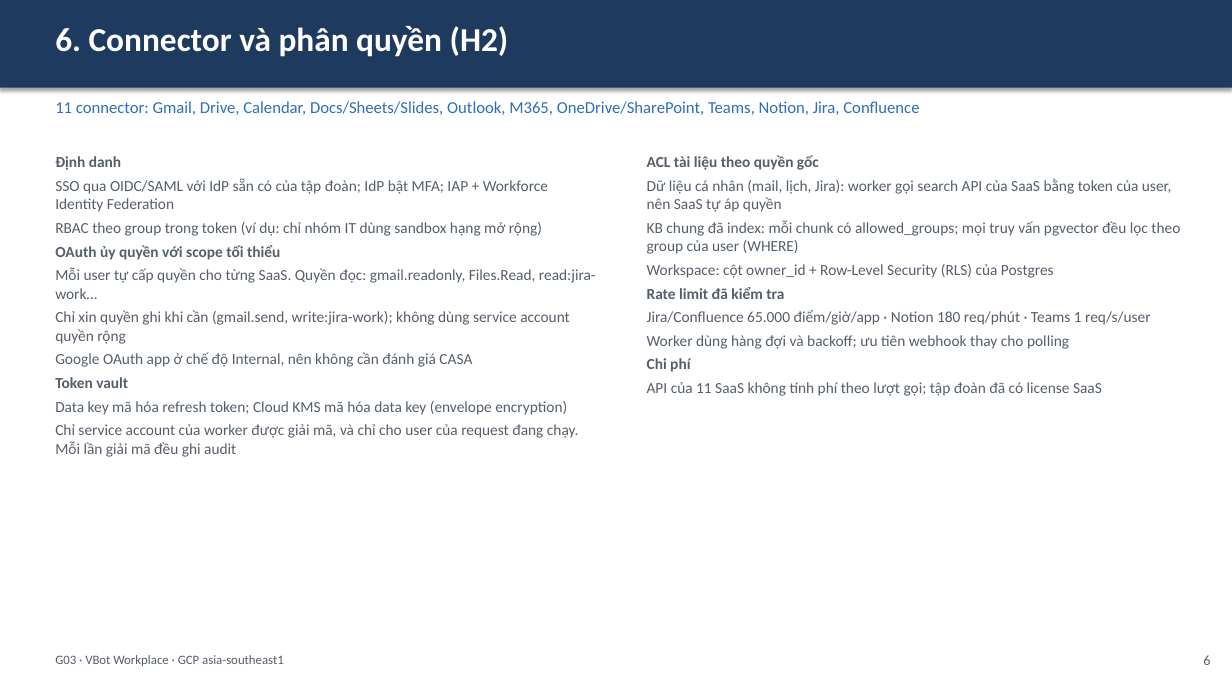
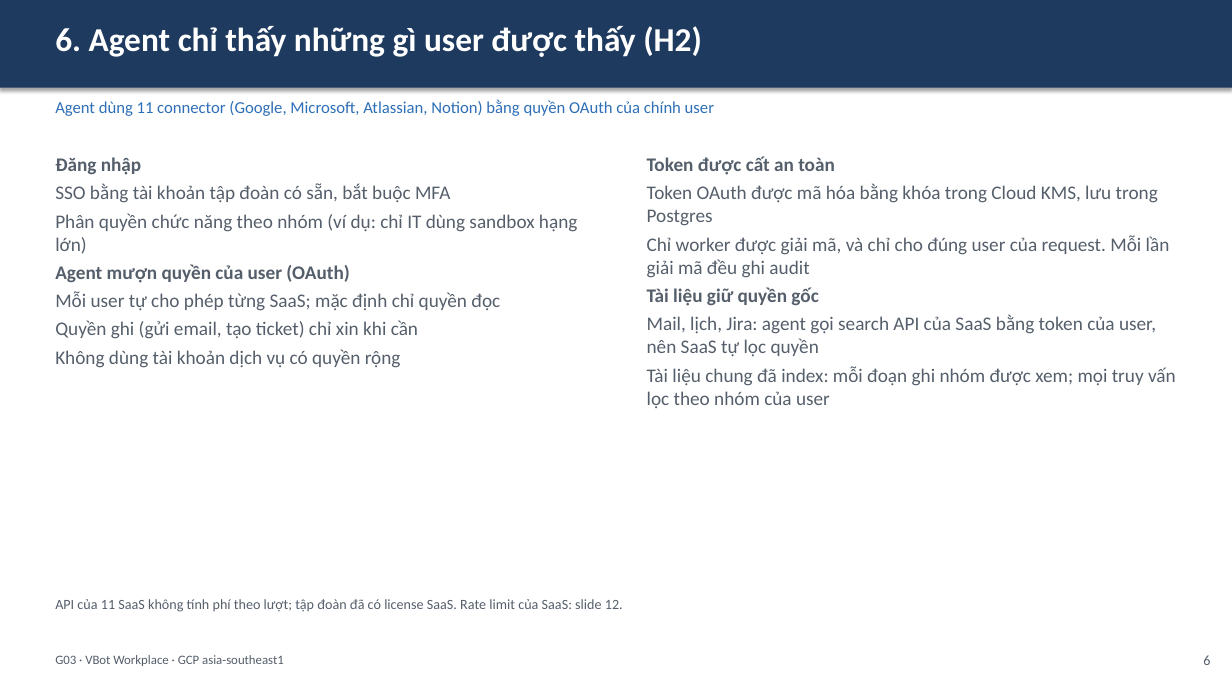
Before and after one commit to anhltsefpt/VBot-production-capstone, a slide deck: slide 8 of anh-le/G03_slide.pptx (slide 7 before the commit). Drawn at 1232x693 pixels with LibreOffice and Linux fonts; fonts in the diff are those of the drawing. Boxes give left, top, right and bottom in pixels: in the first picture for what was removed or moved away, otherwise in the second. Text is boxed around its words. In the diff, an @@ line names an element or a change of style, - is before the commit and + after.

```diff
--- a/anh-le/G03_slide.pptx
+++ b/anh-le/G03_slide.pptx
@@ text at (55, 26, 702, 57): text changed @@
-6. Connector và phân quyền (H2)
+6. Agent chỉ thấy những gì user được thấy (H2)
@@ text at (55, 100, 714, 116): text changed @@
-11 connector: Gmail, Drive, Calendar, Docs/Sheets/Slides, Outlook, M365, OneDrive/SharePoint, Teams, Notion, Jira, Confluence
+Agent dùng 11 connector (Google, Microsoft, Atlassian, Notion) bằng quyền OAuth của chính user
@@ text at (55, 157, 577, 368): text changed; size 12 to 15 pt @@
-Định danh
-SSO qua OIDC/SAML với IdP sẵn có của tập đoàn; IdP bật MFA; IAP + Workforce Identity Federation
-RBAC theo group trong token (ví dụ: chỉ nhóm IT dùng sandbox hạng mở rộng)
-OAuth ủy quyền với scope tối thiểu
-Mỗi user tự cấp quyền cho từng SaaS. Quyền đọc: gmail.readonly, Files.Read, read:jira-work…
-Chỉ xin quyền ghi khi cần (gmail.send, write:jira-work); không dùng service account quyền rộng
-Google OAuth app ở chế độ Internal, nên không cần đánh giá CASA
-Token vault
-Data key mã hóa refresh token; Cloud KMS mã hóa data key (envelope encryption)
-Chỉ service account của worker được giải mã, và chỉ cho user của request đang chạy. Mỗi lần giải mã đều ghi audit
+Đăng nhập
+SSO bằng tài khoản tập đoàn có sẵn, bắt buộc MFA
+Phân quyền chức năng theo nhóm (ví dụ: chỉ IT dùng sandbox hạng lớn)
+Agent mượn quyền của user (OAuth)
+Mỗi user tự cho phép từng SaaS; mặc định chỉ quyền đọc
+Quyền ghi (gửi email, tạo ticket) chỉ xin khi cần
+Không dùng tài khoản dịch vụ có quyền rộng
@@ text at (647, 156, 1176, 408): text changed; size 12 to 15 pt @@
-ACL tài liệu theo quyền gốc
-Dữ liệu cá nhân (mail, lịch, Jira): worker gọi search API của SaaS bằng token của user, nên SaaS tự áp quyền
-KB chung đã index: mỗi chunk có allowed_groups; mọi truy vấn pgvector đều lọc theo group của user (WHERE)
-Workspace: cột owner_id + Row-Level Security (RLS) của Postgres
-Rate limit đã kiểm tra
-Jira/Confluence 65.000 điểm/giờ/app · Notion 180 req/phút · Teams 1 req/s/user
-Worker dùng hàng đợi và backoff; ưu tiên webhook thay cho polling
-Chi phí
-API của 11 SaaS không tính phí theo lượt gọi; tập đoàn đã có license SaaS
+Token được cất an toàn
+Token OAuth được mã hóa bằng khóa trong Cloud KMS, lưu trong Postgres
+Chỉ worker được giải mã, và chỉ cho đúng user của request. Mỗi lần giải mã đều ghi audit
+Tài liệu giữ quyền gốc
+Mail, lịch, Jira: agent gọi search API của SaaS bằng token của user, nên SaaS tự lọc quyền
+Tài liệu chung đã index: mỗi đoạn ghi nhóm được xem; mọi truy vấn lọc theo nhóm của user
@@ text added at (55, 599, 623, 612), 11 pt, text #555F6B @@
+API của 11 SaaS không tính phí theo lượt; tập đoàn đã có license SaaS. Rate limit của SaaS: slide 12.
```
Also in this commit, not shown: 11 other slides changed, 4 slides added, 1 slide removed, 2 other files.
